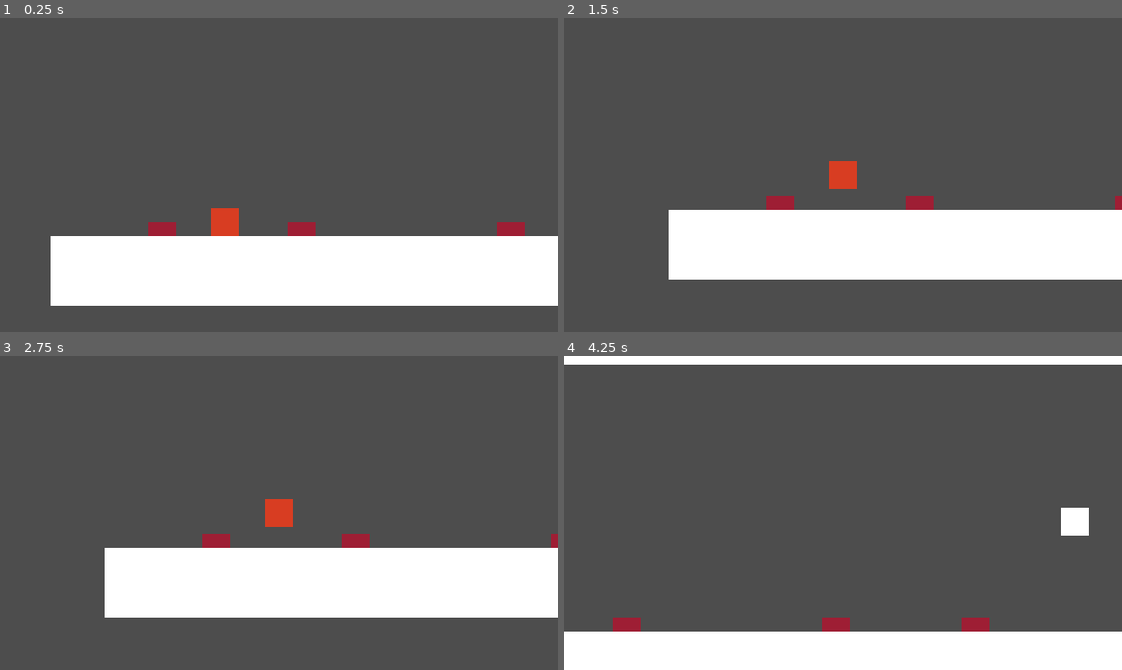
Above: before the commit, frames 1-4 (two rows, left to right).
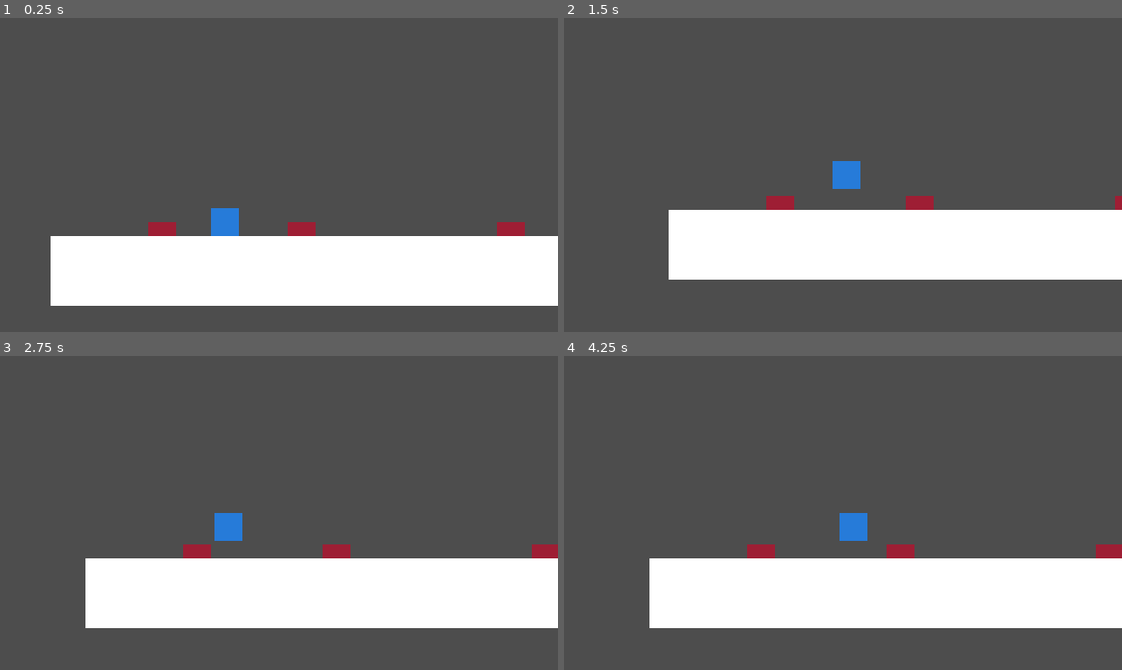
Above: after the commit, the same moments.

Repository: NK-1-10/Godot-Strange-Places
Game: Godot game, scene res://main.tscn
Two runs of this game, one before a commit and one after it. Both use one fixed random seed, a clock stepped at 60 frames per second and the inputs below.
Inputs:
- Up to frame 1 (0.25 s): no input
- Up to frame 2 (1.5 s): hold D (Right) from 0.53 s (still down); tap Space (Jump) at 0.6, 0.77, 1.07 s; tap Q (Switch) at 1.35 s
- Up to frame 3 (2.75 s): tap Space (Jump) at 1.52, 1.55, 1.82, 2.1 s; release D (Right) at 2.03 s; hold A (Left) from 2.03 s (still down)
- Up to frame 4 (4.25 s): release A (Left) at 2.78 s; hold D (Right) from 2.78 s (still down); tap Q (Switch) at 2.85 s; tap Space (Jump) at 3.02, 3.05, 3.32, 3.6, 3.77, 4.07 s

The runs differ from the first frame. In frame 1, 0.4% of the frame differs, in the area x 37-43%, y 60-70%; in frame 2, 0.5%; in frame 3, 7.6%; in frame 4, 36%, in the area x 0-100%, y 0-100%.

Commit message:
small tweak

Diff:
--- /dev/null
+++ b/background.gdshader
@@ -0,0 +1,5 @@
+shader_type canvas_item;
+
+void vertex() {
+UV.x += TIME;
+}
--- a/character_body_2d.gd
+++ b/character_body_2d.gd
@@ -11,7 +11,7 @@
 var Can_Jump = false
 
 var AntiG = false;
-var doubleJump = true;
+var doubleJump = false;
 var dash = false;
 
 var PowerUsed = false
@@ -28,6 +28,7 @@
 
 	if AntiG == true:
 		velocity += get_gravity() * delta * -1
+		var doubleJump = false;
 		up_direction = Vector2.DOWN
 
 
--- /dev/null
+++ b/scroll.gdshader
@@ -0,0 +1,5 @@
+shader_type canvas_item;
+
+void fragment() {
+    vec2 shifted_uv = UV;
+    shifted_uv.x += TIME * 0.1; // 0.1 ir ātrums, vari to mainīt
Not shown, added: background.gdshader.uid
Binary file added: background1.jpg
Not shown, added: background1.jpg.import
Binary file added: background1.png
Not shown, added: background1.png.import
Not shown, added: scroll.gdshader.uid
Binary file added: temporary.png
Not shown, added: temporary.png.import
Not shown, added: background1.png~
